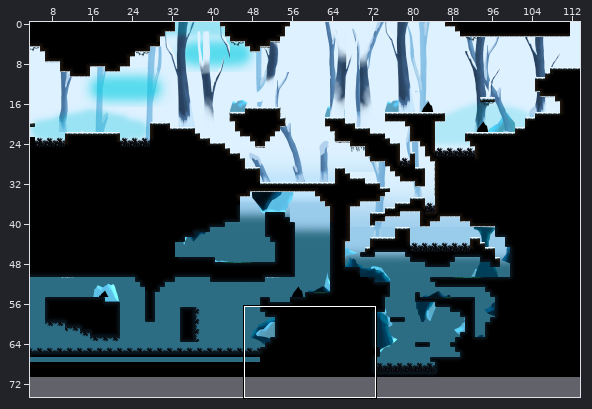
An edit to a level. Tiled map, Output/Assets/Maps/Map42.tmx. Above, an overview of the earlier version with the close-up marked.
Close-up. Before the edit:
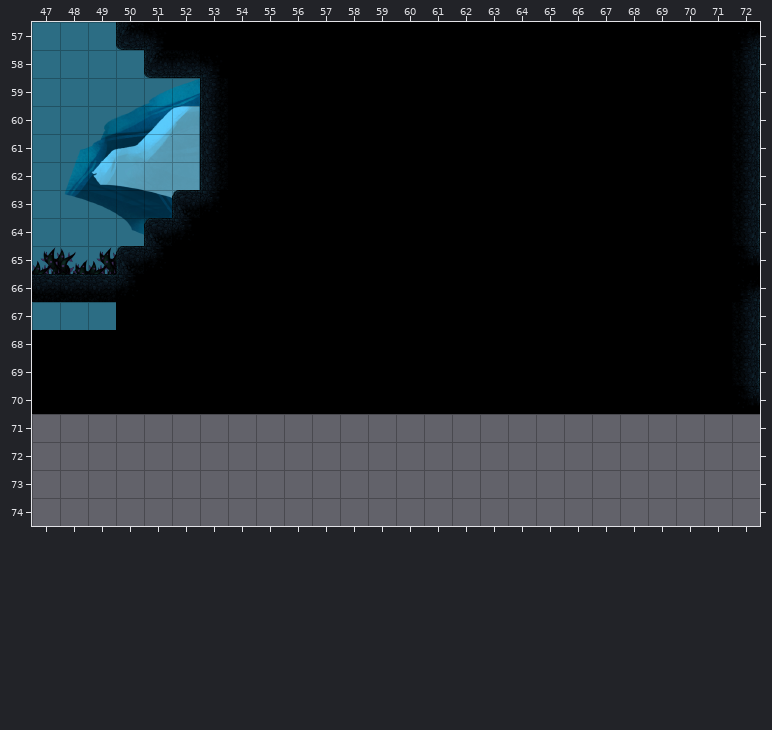
Cells are 64x64 px. Shown: x 47..72, y 57..74. The commit also changed other parts of the map, which this record leaves out. The old version is drawn lined up with the new one.
Now the later version:
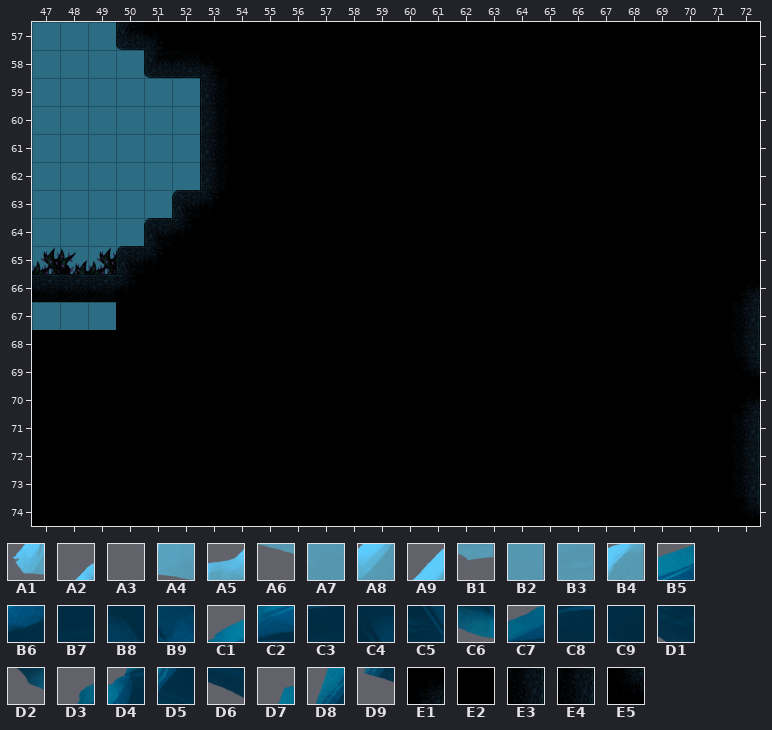
Key: from "SnowyTrees_Stones1": A1 400 turned 270, A2 401 turned 270, A3 429 turned 270, A4 430 turned 270, A5 431 turned 270, A6 459 turned 270, A7 460 turned 270, A8 461 turned 270, A9 462 turned 270, B1 489 turned 270, B2 490 turned 270, B3 491 turned 270, B4 492 turned 270; from "rocas3": B5 228 turned 90, B6 229 turned 90, B7 230 turned 90, B8 231 turned 90, B9 232 turned 90, C1 258 turned 90, C2 259 turned 90, C3 260 turned 90, C4 261 turned 90, C5 262 turned 90, C6 263 turned 90, C7 289 turned 90, C8 290 turned 90, C9 291 turned 90, D1 292 turned 90, D2 293 turned 90, D3 319 turned 90, D4 320 turned 90, D5 321 turned 90, D6 322 turned 90, D7 350 turned 90, D8 351 turned 90, D9 352 turned 90; from "tiles_cave": E1 3, E2 11, E3 12, E4 17, E5 23.
__ is an empty cell.
Difference:
map size 117x71 -> 117x75 cells
Layer "Layer_4" (now hidden):
Tile B5 is gone in row 59 at x 52.
Tile B6 is gone in row 60 at x 52.
Tile B7 is gone in row 61 at x 52.
Tile B8 is gone in row 62 at x 52.
Tile B9 is gone in row 63 at x 52.
Tile C1 is gone in row 59 at x 51.
Tile C2 is gone in row 60 at x 51.
Tile C3 is gone in row 61 at x 51.
Tile C4 is gone in row 62 at x 51.
Tile C5 is gone in row 63 at x 51.
Tile C6 is gone in row 64 at x 51.
Tile C7 is gone in row 60 at x 50.
Tile C8 is gone in row 61 at x 50.
Tile C9 is gone in row 62 at x 50.
Tile D1 is gone in row 63 at x 50.
Tile D2 is gone in row 64 at x 50.
Tile D3 is gone in row 60 at x 49.
Tile D4 is gone in row 61 at x 49.
Tile D5 is gone in row 62 at x 49.
Tile D6 is gone in row 63 at x 49.
Tile D7 is gone in row 61 at x 48.
Tile D8 is gone in row 62 at x 48.
Tile D9 is gone in row 63 at x 48.
Layer "Layer_3" (now hidden):
Tile A1 is gone in row 62 at x 49.
Tile A2 is gone in row 61 at x 49.
Tile A3 is gone in row 63 at x 50.
Tile A4 is gone in row 62 at x 50.
Tile A5 is gone in row 61 at x 50.
Tile A6 is gone in row 63 at x 51.
Tile A7 is gone in row 62 at x 51.
Tile A8 is gone in row 61 at x 51.
Tile A9 is gone in row 60 at x 51.
Tile B1 is gone in row 63 at x 52.
Tile B2 is gone in row 62 at x 52.
Tile B3 is gone in row 61 at x 52.
Tile B4 is gone in row 60 at x 52.
Layer "Platforms":
Tile E1 replaces tile E5 in row 70 at x 72.
Tile E2 replaces tile E1 in row 57 at x 72.
Tile E2 replaces tile E4 in rows 58 to 64 at x 72.
Tile E2 replaces tile E5 in row 65 at x 72.
Tile E2 is added in rows 71 to 74 at x 47 to 71.
Tile E3 is added in rows 71 to 73 at x 72.
Tile E5 replaces tile E3 in row 69 at x 72.
Tile E5 is added in row 74 at x 72.
Pixel boxes of the changes (left, top, right, bottom) in both close-ups:
changed: (732, 28, 760, 268)
removed: (65, 78, 200, 235)
changed: (32, 358, 760, 526)
